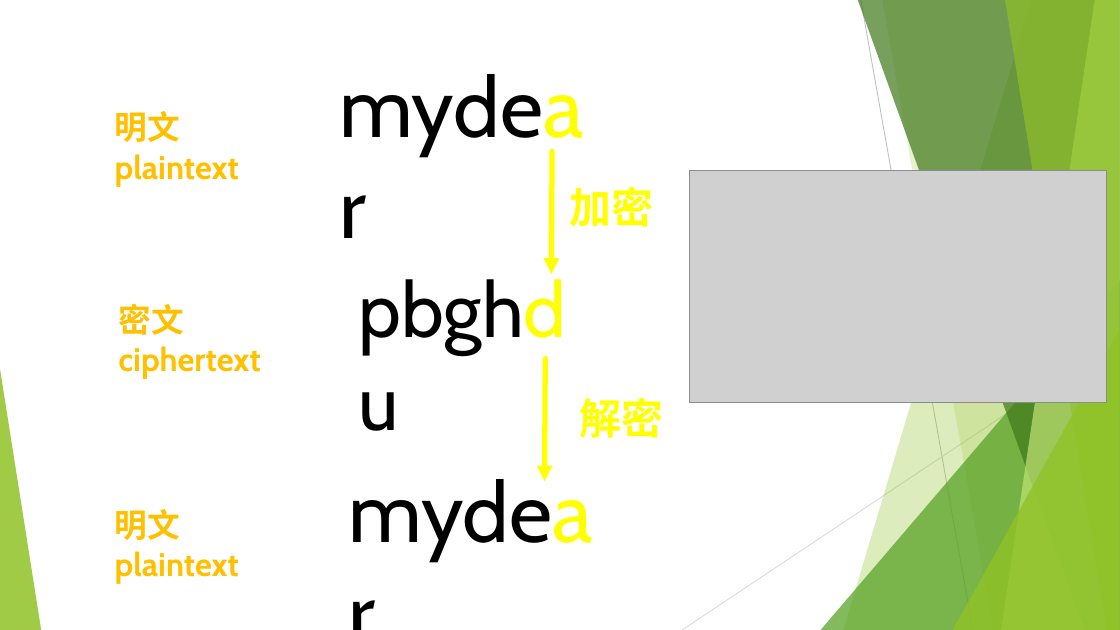
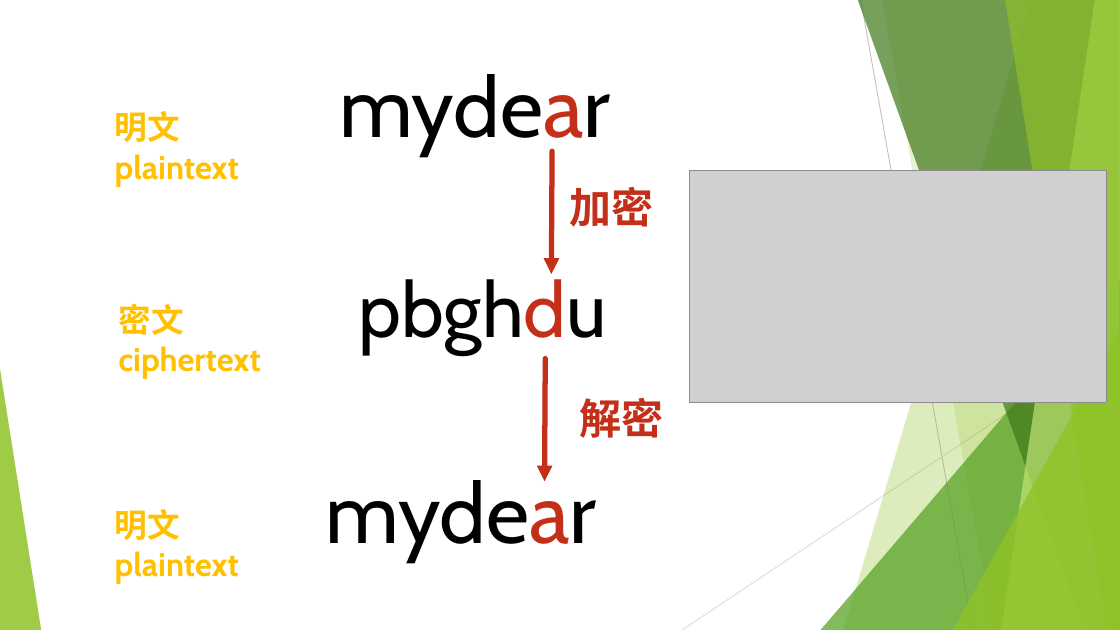
Before and after one commit to a909h333/Security2022, a slide deck: slide 13 of A090H333_資訊安全與素養_期中考報告.pptx (slide 11 before the commit). Drawn at 1120x630 pixels with LibreOffice and Linux fonts; fonts in the diff are those of the drawing; grey boxes stand for pictures. Boxes give left, top, right and bottom in pixels: in the first picture for what was removed or moved away, otherwise in the second. Text is boxed around its words. In the diff, an @@ line names an element or a change of style, - is before the commit and + after.

```diff
--- a/A090H333_資訊安全與素養_期中考報告.pptx
+++ b/A090H333_資訊安全與素養_期中考報告.pptx
@@ text "mydear" at <box>339,74,610,155</box>: text colour #FFFF00 to #C42F1A in "mydear" @@
@@ arrow (552, 151) - (551, 274): stroke #FFFF00 4.5 pt to #C42F1A 4.5 pt @@
@@ text "加密" at <box>570,187,654,227</box>: text colour #FFFF00 to #C42F1A @@
@@ text "pbghdu" at <box>358,273,607,355</box>: text colour #FFFF00 to #C42F1A in "pbghdu" @@
@@ arrow (545, 359) - (544, 481): stroke #FFFF00 4.5 pt to #C42F1A 4.5 pt @@
@@ text "解密" at <box>579,398,663,438</box>: text colour #FFFF00 to #C42F1A @@
@@ text "mydear" at <box>326,473,597,562</box>: text colour #FFFF00 to #C42F1A in "mydear" @@
@@ text "mydear": place and size @@
-text "mydear" at <box>340,455,616,565</box>
+text "mydear" at <box>326,473,597,562</box>
```
Also in this commit, not shown: 9 other slides changed, 8 slides added.
